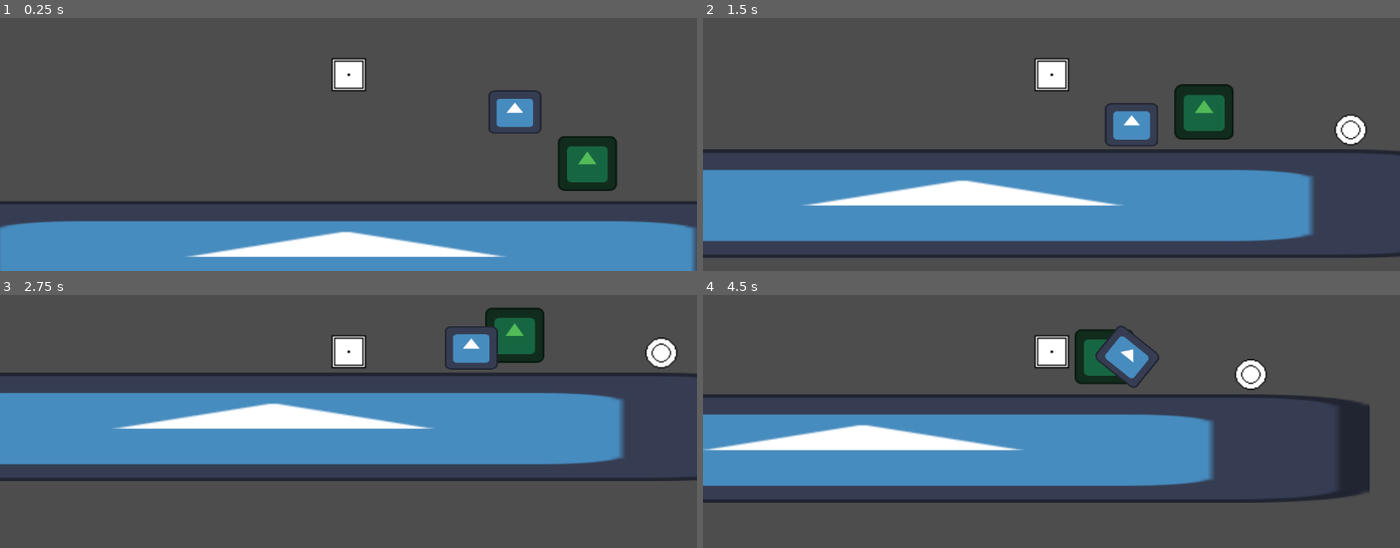
Above: before the commit, frames 1-4 (two rows, left to right).
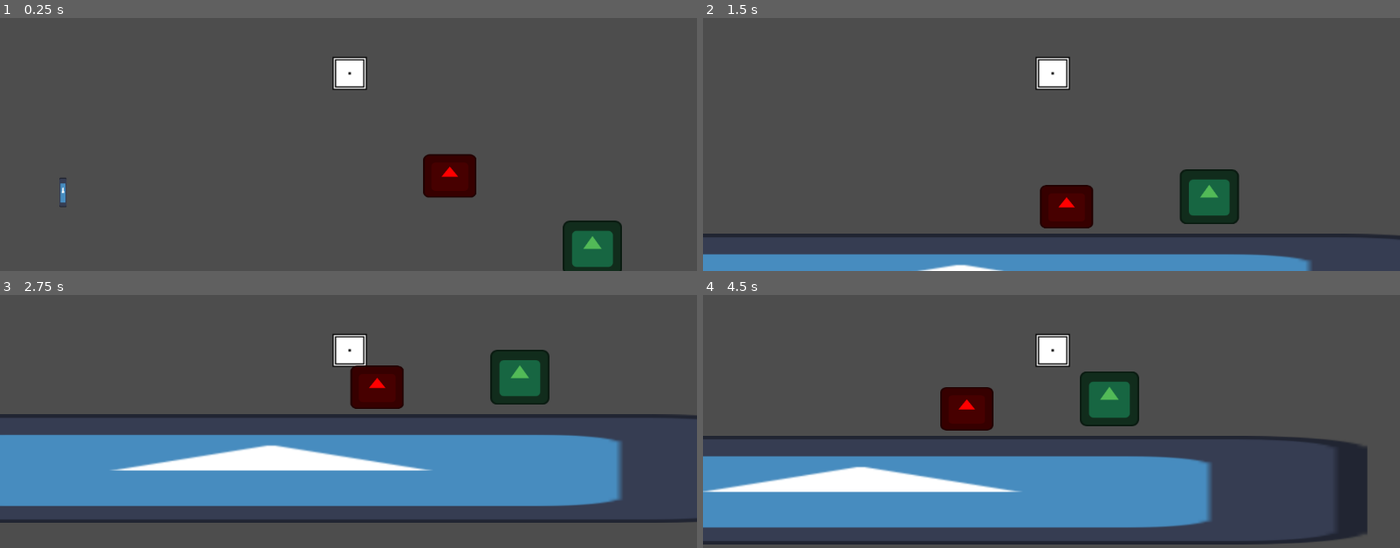
Above: after the commit, the same moments.

Repository: colrocker/first-project
Game: Godot game, scene res://node_2d.tscn
The game is run twice, just before and just after one commit, with the same random seed, the same clock (stepped at 60 frames per second) and the same inputs. The engine's default icon, where the game draws it, is replaced by a stand-in: a white triangle on a blue panel in a dark square.
Inputs:
- Up to frame 1 (0.25 s): no input
- Up to frame 2 (1.5 s): tap Enter (ui_accept) at 0.5, 0.77 s; hold D (Right) from 0.53 s (still down)
- Up to frame 3 (2.75 s): tap Enter (ui_accept) at 1.52 s; release D (Right) at 2.03 s; hold A (Left) from 2.03 s (still down)
- Up to frame 4 (4.5 s): release A (Left) at 2.78 s; hold D (Right) 2.78-4.28 s; tap Enter (ui_accept) at 3.02, 3.77 s; hold A (Left) from 4.28 s (still down)

The runs differ from the first frame. In frame 1, 25% of the frame differs, in the area x 0-100%, y 15-100%; in frame 2, 36%; in frame 3, 40%, in the area x 0-100%, y 4-91%; in frame 4, 35%.

Commit message:
inceari de articulari

Diff:
--- a/first-project/drop_of_area.gd
+++ b/first-project/drop_of_area.gd
@@ -13,3 +13,7 @@
 
 func _on_moveable_cube_body_entered(body: Node) -> void:
 	pass
+
+
+func _on_body_entered(body: Node2D) -> void:
+	pass # Replace with function body.
--- a/first-project/node_2d.tscn
+++ b/first-project/node_2d.tscn
@@ -3,9 +3,14 @@
 [ext_resource type="Script" uid="uid://dwnm1wjyj7qdd" path="res://rigid_body_2d.gd" id="1_0e48y"]
 [ext_resource type="Texture2D" uid="uid://blqjdvmtnj2io" path="res://icon.svg" id="1_wtcfe"]
 [ext_resource type="Script" uid="uid://dxjijxdhib7s7" path="res://character_body_2d.gd" id="3_epypp"]
-[ext_resource type="Texture2D" uid="uid://bkge8fx1elk32" path="res://ball.png" id="3_q6r6c"]
 [ext_resource type="Texture2D" uid="uid://dtnes4m00sp7" path="res://simple cube.png" id="4_0hol4"]
 [ext_resource type="Script" uid="uid://dh5nkon41obrg" path="res://drop_of_area.gd" id="6_kdubu"]
+
+[sub_resource type="RectangleShape2D" id="RectangleShape2D_0hol4"]
+size = Vector2(133, 117)
+
+[sub_resource type="RectangleShape2D" id="RectangleShape2D_q6r6c"]
+size = Vector2(108, 129)
 
 [sub_resource type="RectangleShape2D" id="RectangleShape2D_0e48y"]
 size = Vector2(3377, 381)
@@ -13,21 +18,51 @@
 [sub_resource type="RectangleShape2D" id="RectangleShape2D_wtcfe"]
 size = Vector2(180, 139.5)
 
-[sub_resource type="CircleShape2D" id="CircleShape2D_kdubu"]
-radius = 52.000603
-
-[sub_resource type="RectangleShape2D" id="RectangleShape2D_0hol4"]
-size = Vector2(125, 117)
-
-[sub_resource type="RectangleShape2D" id="RectangleShape2D_q6r6c"]
-size = Vector2(66, 88.75)
-
 [sub_resource type="RectangleShape2D" id="RectangleShape2D_cpkm1"]
 size = Vector2(226.9375, 193)
 
+[sub_resource type="RectangleShape2D" id="RectangleShape2D_51bqv"]
+size = Vector2(215, 168.5)
+
+[sub_resource type="RectangleShape2D" id="RectangleShape2D_hfbix"]
+size = Vector2(33.75, 105)
+
 [node name="first level" type="Node2D" unique_id=1247605548]
+position = Vector2(-1, 7)
+
+[node name="character" type="CharacterBody2D" parent="." unique_id=526875705]
+position = Vector2(70, -283)
+collision_layer = 3
+script = ExtResource("3_epypp")
+
+[node name="Camera2D" type="Camera2D" parent="character" unique_id=884354656]
+position = Vector2(-5, 7)
+zoom = Vector2(0.5, 0.5)
+
+[node name="CollisionShape2D" type="CollisionShape2D" parent="character" unique_id=402185181]
+position = Vector2(0, -2)
+shape = SubResource("RectangleShape2D_0hol4")
+
+[node name="Sprite2D" type="Sprite2D" parent="character" unique_id=1649166033]
+light_mask = 3
+visibility_layer = 3
+position = Vector2(-1, -1)
+scale = Vector2(4.0625, 3.9062502)
+texture = ExtResource("4_0hol4")
+
+[node name="Area2D" type="Area2D" parent="character" unique_id=511396622]
+position = Vector2(-2, -1)
+collision_layer = 3
+collision_mask = 3
+input_pickable = false
+
+[node name="CollisionShape2D" type="CollisionShape2D" parent="character/Area2D" unique_id=288092052]
+position = Vector2(1, 1)
+shape = SubResource("RectangleShape2D_q6r6c")
+debug_color = Color(0, 0.6365875, 0.40696517, 0.41960785)
 
 [node name="platform" type="RigidBody2D" parent="." unique_id=1345009822]
+position = Vector2(24, 616)
 disable_mode = 1
 collision_layer = 3
 collision_mask = 3
@@ -35,84 +70,42 @@
 freeze = true
 
 [node name="CollisionShape2D" type="CollisionShape2D" parent="platform" unique_id=283777568]
-position = Vector2(-16.5, 621.5)
+position = Vector2(1.9998779, 6.5)
 shape = SubResource("RectangleShape2D_0e48y")
 
 [node name="Icon" type="Sprite2D" parent="platform" unique_id=328239255]
-position = Vector2(-8.500061, 624)
+position = Vector2(25.499878, 12)
 scale = Vector2(26.179686, 2.8125)
 texture = ExtResource("1_wtcfe")
 
 [node name="moveable cube" type="RigidBody2D" parent="." unique_id=670896667 groups=["Rigidbody"]]
+position = Vector2(397, 58)
 collision_layer = 2
 collision_mask = 2
 mass = 0.001
 script = ExtResource("1_0e48y")
 
 [node name="CollisionShape2D" type="CollisionShape2D" parent="moveable cube" unique_id=21602498]
-position = Vector2(551, 120.75)
+position = Vector2(4, 3.75)
 shape = SubResource("RectangleShape2D_wtcfe")
 
 [node name="Icon" type="Sprite2D" parent="moveable cube" unique_id=307412971]
-position = Vector2(550, 120.75)
+position = Vector2(3, -1)
 scale = Vector2(1.3750001, 1.125)
 texture = ExtResource("1_wtcfe")
 
-[node name="moveable circle" type="RigidBody2D" parent="." unique_id=742478221 groups=["Rigidbody"]]
-position = Vector2(-194, -4)
-collision_layer = 2
-collision_mask = 2
-mass = 0.001
-inertia = 10.26
-script = ExtResource("1_0e48y")
-
-[node name="CollisionShape2D" type="CollisionShape2D" parent="moveable circle" unique_id=1580158496]
-position = Vector2(1467, 318)
-shape = SubResource("CircleShape2D_kdubu")
-
-[node name="Icon" type="Sprite2D" parent="moveable circle/CollisionShape2D" unique_id=1390891261]
-position = Vector2(1.0000076, -0.75)
-scale = Vector2(4.049999, 3.9214582)
-texture = ExtResource("3_q6r6c")
-
-[node name="character" type="CharacterBody2D" parent="." unique_id=526875705]
-collision_layer = 3
-script = ExtResource("3_epypp")
-
-[node name="Camera2D" type="Camera2D" parent="character" unique_id=884354656]
-zoom = Vector2(0.5, 0.5)
-
-[node name="CollisionShape2D" type="CollisionShape2D" parent="character" unique_id=402185181]
-position = Vector2(2, -5.5)
-shape = SubResource("RectangleShape2D_0hol4")
-
-[node name="Sprite2D" type="Sprite2D" parent="character" unique_id=1649166033]
-light_mask = 3
-visibility_layer = 3
-position = Vector2(1, -3.5)
-scale = Vector2(4.0625, 3.9062502)
-texture = ExtResource("4_0hol4")
-
-[node name="Area2D" type="Area2D" parent="character" unique_id=511396622]
-collision_layer = 3
-collision_mask = 3
-input_pickable = false
-
-[node name="CollisionShape2D" type="CollisionShape2D" parent="character/Area2D" unique_id=288092052]
-position = Vector2(-1, 16.5)
-shape = SubResource("RectangleShape2D_q6r6c")
-debug_color = Color(0, 0.6365875, 0.40696517, 0.41960785)
-
 [node name="DropOfNode" type="Node2D" parent="." unique_id=223121244]
+position = Vector2(869, 322)
 
 [node name="DropOfArea" type="Area2D" parent="DropOfNode" unique_id=286335305 groups=["DropOff", "Rigidbody"]]
+position = Vector2(3, 5)
 collision_layer = 3
 collision_mask = 3
 script = ExtResource("6_kdubu")
 
 [node name="DropZone" type="CollisionShape2D" parent="DropOfNode/DropOfArea" unique_id=2070262410]
 process_physics_priority = 1
-position = Vector2(791, 323)
+position = Vector2(1, 1)
 shape = SubResource("RectangleShape2D_cpkm1")
 
 [node name="Sprite2D" type="Sprite2D" parent="DropOfNode/DropOfArea/DropZone" unique_id=1900155642]
@@ -122,7 +115,31 @@
 scale = Vector2(1.5312498, 1.4296875)
 texture = ExtResource("1_wtcfe")
 
+[node name="articulated body" type="Area2D" parent="." unique_id=65855326]
+
+[node name="Skeleton2D" type="Skeleton2D" parent="articulated body" unique_id=20081586]
+position = Vector2(-716, -91)
+
+[node name="Bone 2D left" type="Bone2D" parent="articulated body/Skeleton2D" unique_id=807224010]
+position = Vector2(-163, 178)
+rotation = 1.5707964
+scale = Vector2(6.484114, -879074.06)
+
+[node name="head" type="CollisionShape2D" parent="articulated body/Skeleton2D" unique_id=1733249082]
+position = Vector2(-79, 92)
+shape = SubResource("RectangleShape2D_51bqv")
+
+[node name="left leg" type="Area2D" parent="articulated body/Skeleton2D" unique_id=1317342467]
+position = Vector2(-162.875, 231)
+
+[node name="CollisionShape2D2" type="CollisionShape2D" parent="articulated body/Skeleton2D/left leg" unique_id=2107304410]
+shape = SubResource("RectangleShape2D_hfbix")
+
+[node name="Sprite2D" type="Sprite2D" parent="articulated body/Skeleton2D/left leg/CollisionShape2D2" unique_id=1981045969]
+scale = Vector2(0.19999999, 0.76)
+texture = ExtResource("1_wtcfe")
+
 [connection signal="body_entered" from="character/Area2D" to="character" method="_on_area_2d_body_entered"]
 [connection signal="body_exited" from="character/Area2D" to="character" method="_on_area_2d_body_exited"]
-[connection signal="body_entered" from="DropOfNode/DropOfArea" to="moveable circle" method="_on_drop_of_area_body_entered"]
+[connection signal="body_entered" from="DropOfNode/DropOfArea" to="moveable cube" method="_on_drop_of_area_body_entered"]
 [connection signal="body_exited" from="DropOfNode/DropOfArea" to="moveable cube" method="_on_drop_of_area_body_exited"]
--- a/first-project/rigid_body_2d.gd
+++ b/first-project/rigid_body_2d.gd
@@ -4,7 +4,7 @@
 
 # Called when the node enters the scene tree for the first time.
 func _ready() -> void:
-	pass
+	Sprite.modulate = Color.RED
 
 # Called every frame. 'delta' is the elapsed time since the previous frame.
 func _process(delta: float) -> void:
@@ -14,9 +14,11 @@
 
 func _on_drop_of_area_body_entered(body: Node2D) -> void:
 	if body.is_in_group("Rigidbody"):
-		print ("enterd")
+		Sprite.modulate = Color.BLUE
+		print("entered")
 
 
 func _on_drop_of_area_body_exited(body: Node2D) -> void:
 	if body.is_in_group("Rigidbody"):
+		Sprite.modulate = Color.GREEN
 		print ("left")
